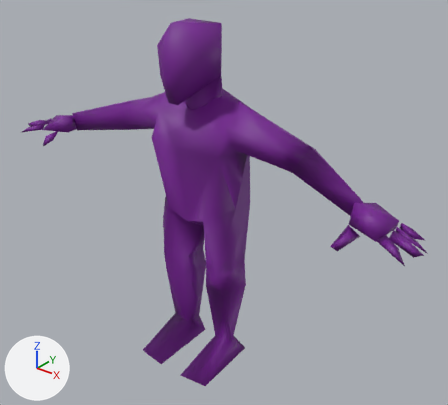
The FBX model Project/Assets/_Model/Human Model.fbx as it was, and as the next commit left it.
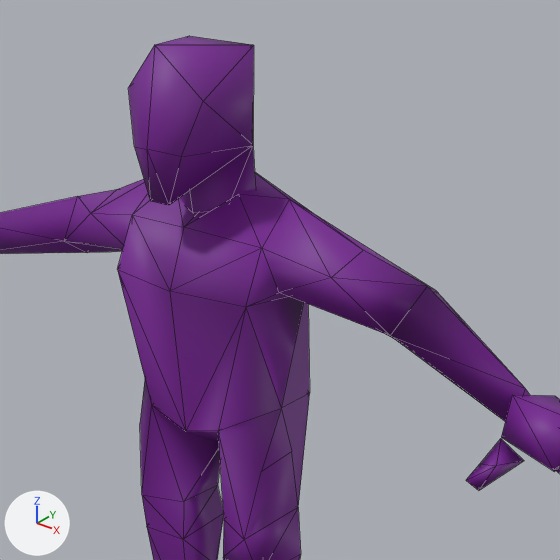
There are two pictures of each version: one whole from a 50 mm lens placed at (1.395, -1.575, 2.214), pointed at (0.079, 0.07, 1.194), one close up on the part from 20% to 85% of the width and 0% to 71% of the height. Lighting does not change. The marker at lower left points along +X, +Y and +Z. The close-ups show mesh edges as thin lines. Where no turn or scale is listed for an object, it has been applied to the vertices.

The first close-up shows 'Dummy'.
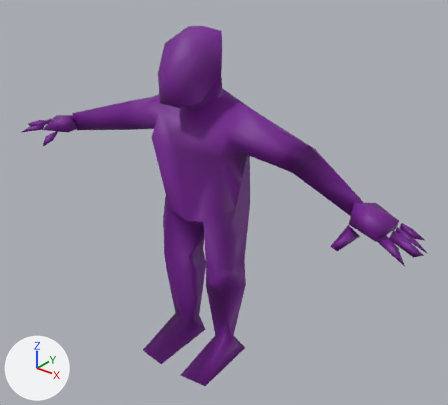
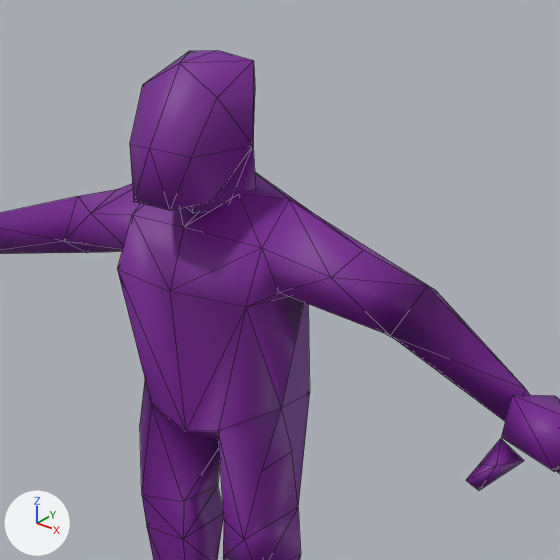
The newer file is also turned or shifted as a whole; pictures and numbers use the older file's frame.

Changed parts and their boxes [x1, y1, x2, y2] in the close-ups (560 x 560 px; the box of a moved part takes in the faces that stretch with it):
'Dummy', reshaped
    before: [0, 36, 560, 560]
    after: [0, 50, 560, 560]
part 1 of me_mesh, moved or reshaped
    before: [128, 36, 254, 205]
    after: [130, 50, 255, 210]

Patch to the scene script:
```diff
--- a/Project/Assets/_Model/Human Model.fbx.py
+++ b/Project/Assets/_Model/Human Model.fbx.py
@@ me_mesh @@
 me_mesh.from_pydata(...)  # 190 vertices, 293 faces; spans x -0.9..0.9, y -0.18..0.18, z 0.48..1.84
 # used by ob_dummy; location = (0.0, 0.0, 0.026)
 # verts and faces of me_mesh; kept vertices keep their numbers, new ones are numbered from 190
 # before: 24 (0.07, 0.07, 1.83) at pixel (253, 45), 27 (0.05, -0.1, 1.67) at pixel (181, 156), 28 (0.08, 0.06, 1.66) at pixel (253, 145), 29 (0.08, -0.08, 1.76) at pixel (203, 101), 114 (0.0, -0.1, 1.84) at pixel (154, 44)
 # before: 115 (-0.08, 0.06, 1.66), 116 (-0.07, 0.07, 1.83) at pixel (189, 35), 117 (0.0, 0.15, 1.81) at pixel (252, 44), 120 (-0.05, -0.1, 1.67) at pixel (134, 146), 121 (0.0, -0.13, 1.67) at pixel (146, 149)
 # before: 122 (-0.08, -0.08, 1.76) at pixel (128, 87), 128 (0.0, -0.03, 1.61), 186 (0.02, -0.1, 1.57) at pixel (168, 205), 187 (-0.02, -0.1, 1.57) at pixel (150, 201), 188 (0.0, 0.14, 1.73)
+# me_mesh part 1
+delete_faces([(114, 117, 116), (24, 117, 114), (115, 187, 120), (27, 186, 28), (115, 128, 187), (28, 186, 128)])
+verts[24] = (0.07, 0.07, 1.8)  # moved, pixel (253, 60)
+verts[116] = (-0.07, 0.07, 1.8)  # moved, pixel (189, 50)
+verts[27] = (0.07, -0.1, 1.67)  # moved, pixel (191, 157)
+verts[29] = (0.08, -0.05, 1.76)  # moved, pixel (217, 97)
+verts[122] = (-0.08, -0.05, 1.76)  # moved, pixel (142, 84)
+verts[114] = (0.0, -0.04, 1.8)  # moved, pixel (179, 63)
+verts[117] = (0.0, 0.16, 1.77)  # moved, pixel (253, 63)
+verts[120] = (-0.07, -0.1, 1.67)  # moved, pixel (129, 144)
+verts[121] = (0.0, -0.12, 1.67)  # moved, pixel (149, 148)
+verts[186] = (0.04, -0.12, 1.57)  # moved, pixel (169, 210)
+verts[187] = (-0.04, -0.12, 1.57)  # moved, pixel (133, 201)
+verts[188] = (0.0, 0.16, 1.73)  # moved, pixel (255, 90)
+verts[190] = (0.0, 0.06, 1.81)  # pixel (217, 50)
+verts[191] = (-0.06, -0.03, 1.57)
+verts[192] = (0.06, -0.03, 1.57)  # pixel (212, 200)
+faces += [(24, 190, 114), (115, 191, 187, 120), (27, 186, 192, 28), (115, 128, 187, 191), (28, 192, 186, 128), (114, 190, 116)]
+faces += [(24, 117, 190), (116, 190, 117)]
 me_mesh.materials.append(mat_mat__villagertexture_png_001)
```
